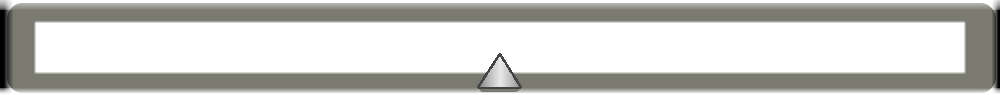
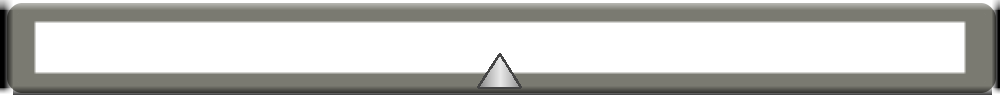
Layered file, before and after one edit (1000 × 95). Changes by layer:
painted on "Layer 7" over bbox(448, 86, 576, 95)
painted on "Layer 8" over bbox(13, 86, 992, 95)
